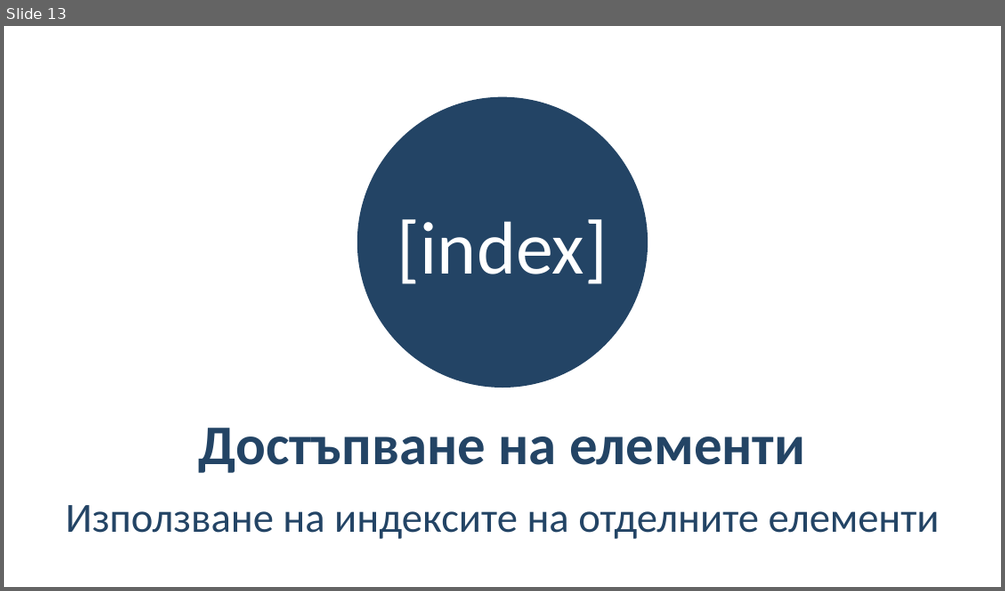
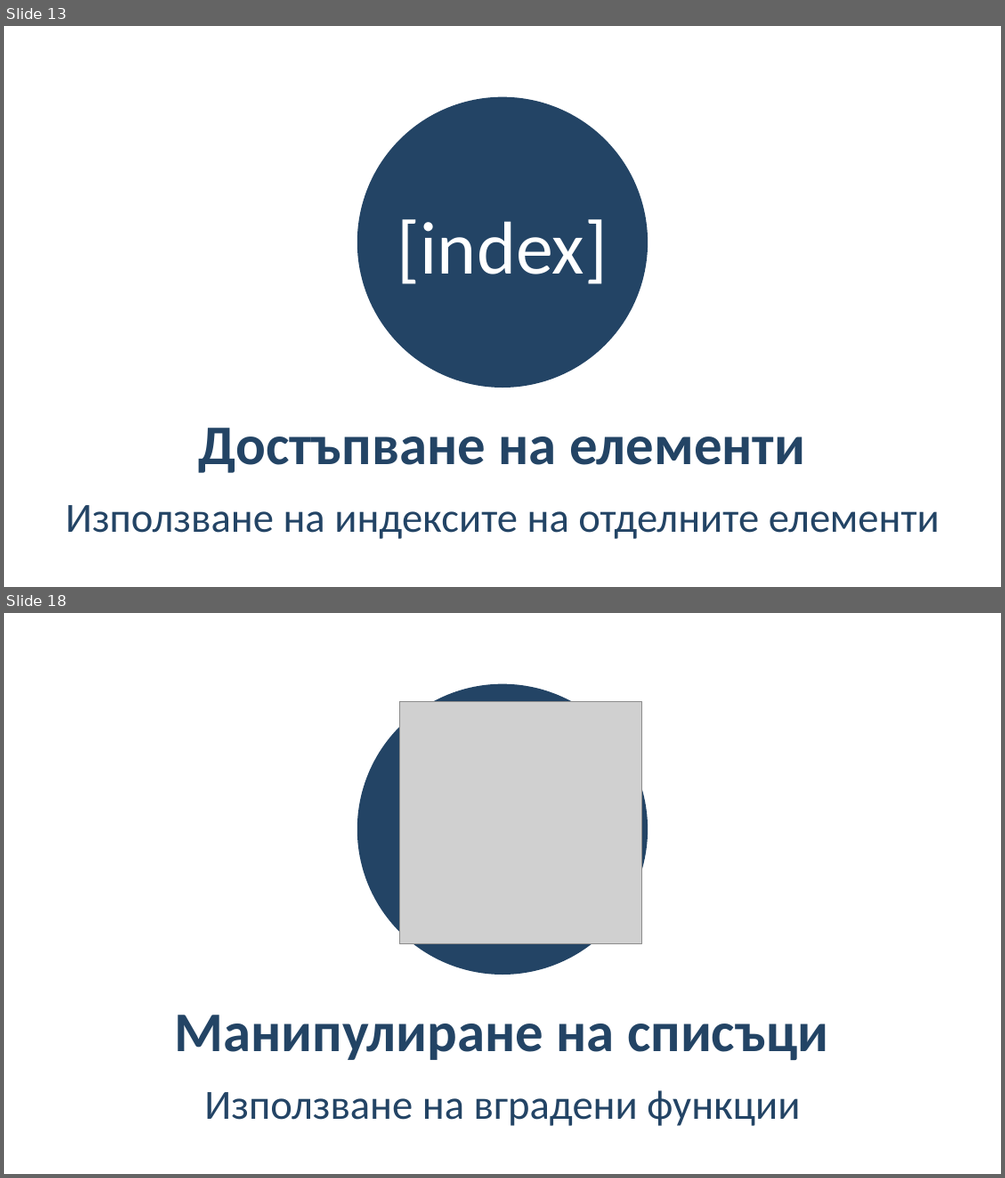
Before and after one commit to BG-IT-Edu/School-Programming, a slide deck: Courses/Computer-Modeling-and-IT/Computer-Modeling-and-IT-6-Class/27-{last-number}-Python/30-Lists/30-Lists.pptx. Shown one above the other, each under a label of ours: slide 13 before the commit, slides 13 and 18 after it; the slides between them are not shown. The pictures are 1005x591 and 1005x1178 pixels, drawn with LibreOffice and Linux fonts; fonts in the diff are those of the drawing; grey boxes stand for pictures. Boxes give left, top, right and bottom in pixels: in the first picture for what was removed or moved away, otherwise in the second. Text is boxed around its words. In the diff, an @@ line names an element or a change of style, - is before the commit and + after.

```diff
--- a/Courses/Computer-Modeling-and-IT/Computer-Modeling-and-IT-6-Class/27-{last-number}-Python/30-Lists/30-Lists.pptx
+++ b/Courses/Computer-Modeling-and-IT/Computer-Modeling-and-IT-6-Class/27-{last-number}-Python/30-Lists/30-Lists.pptx
@@ slide 18 added at bbox=[4, 613, 1001, 1174], background #FFFFFF; not listed: 1 template element that a slide beside it also shows @@
@@ picture added at bbox=[399, 702, 642, 944] @@
@@ title added at bbox=[174, 1014, 828, 1060], 54 pt, text #234465, bold @@
+Манипулиране на списъци
@@ subtitle added at bbox=[204, 1090, 800, 1126], 40 pt, text #234465 @@
+Използване на вградени функции
```
Also in this commit, not shown: 3 slides changed, 18 other slides added.
